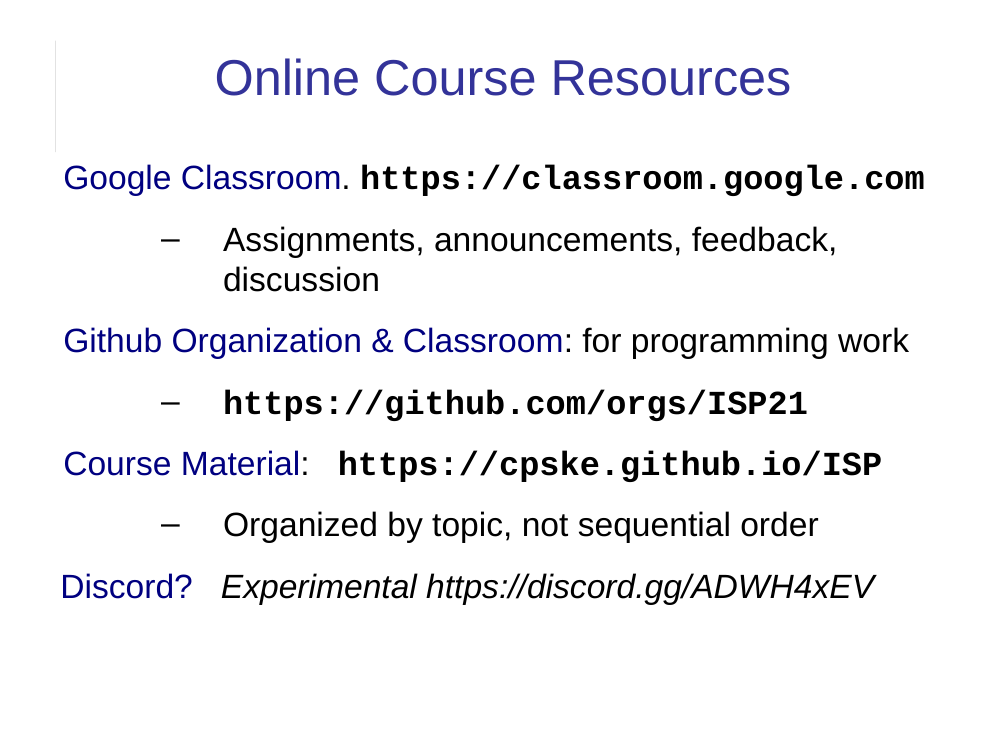
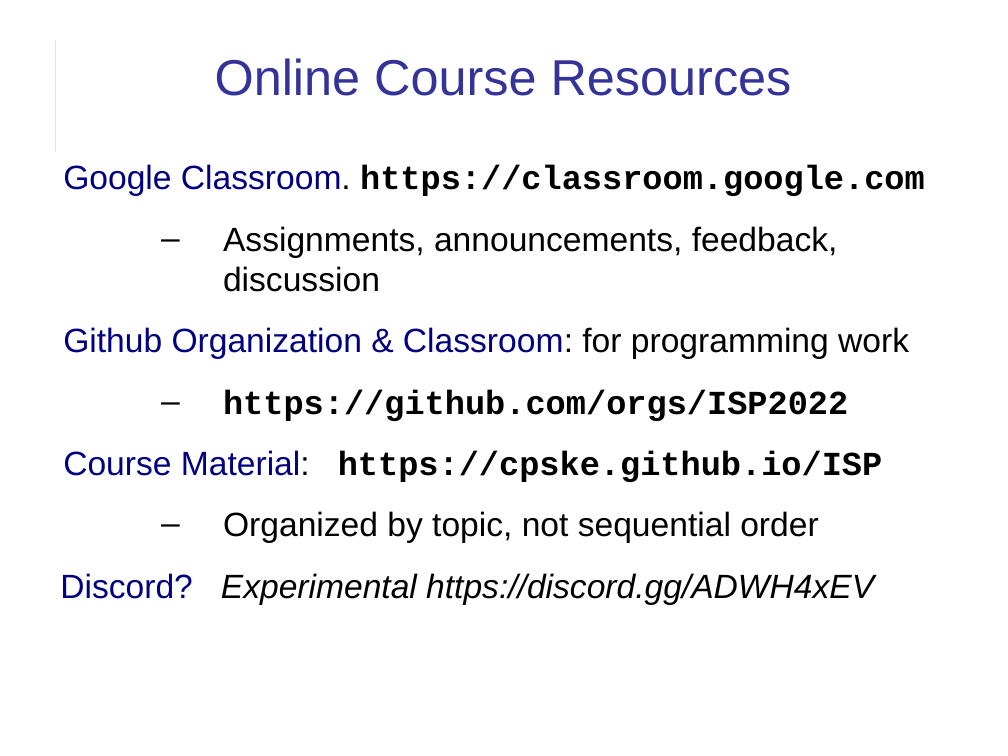
Before and after one commit to cpske/ISP, a slide deck: slide 18 of introduction/Introduction-to-Course.odp (slide 17 before the commit). Drawn at 1008x756 pixels with LibreOffice and Linux fonts; fonts in the diff are those of the drawing. Boxes give left, top, right and bottom in pixels: in the first picture for what was removed or moved away, otherwise in the second. Text is boxed around its words. In the diff, an @@ line names an element or a change of style, - is before the commit and + after.

Commit message:
update About and course intro

```diff
--- a/introduction/Introduction-to-Course.odp
+++ b/introduction/Introduction-to-Course.odp
@@ text at bbox=[223, 389, 848, 421]: text changed @@
-  – https://github.com/orgs/ISP21
+  – https://github.com/orgs/ISP2022
```
Also in this commit, not shown: 5 other slides changed, 2 slides added, 1 slide removed, 6 other files.
